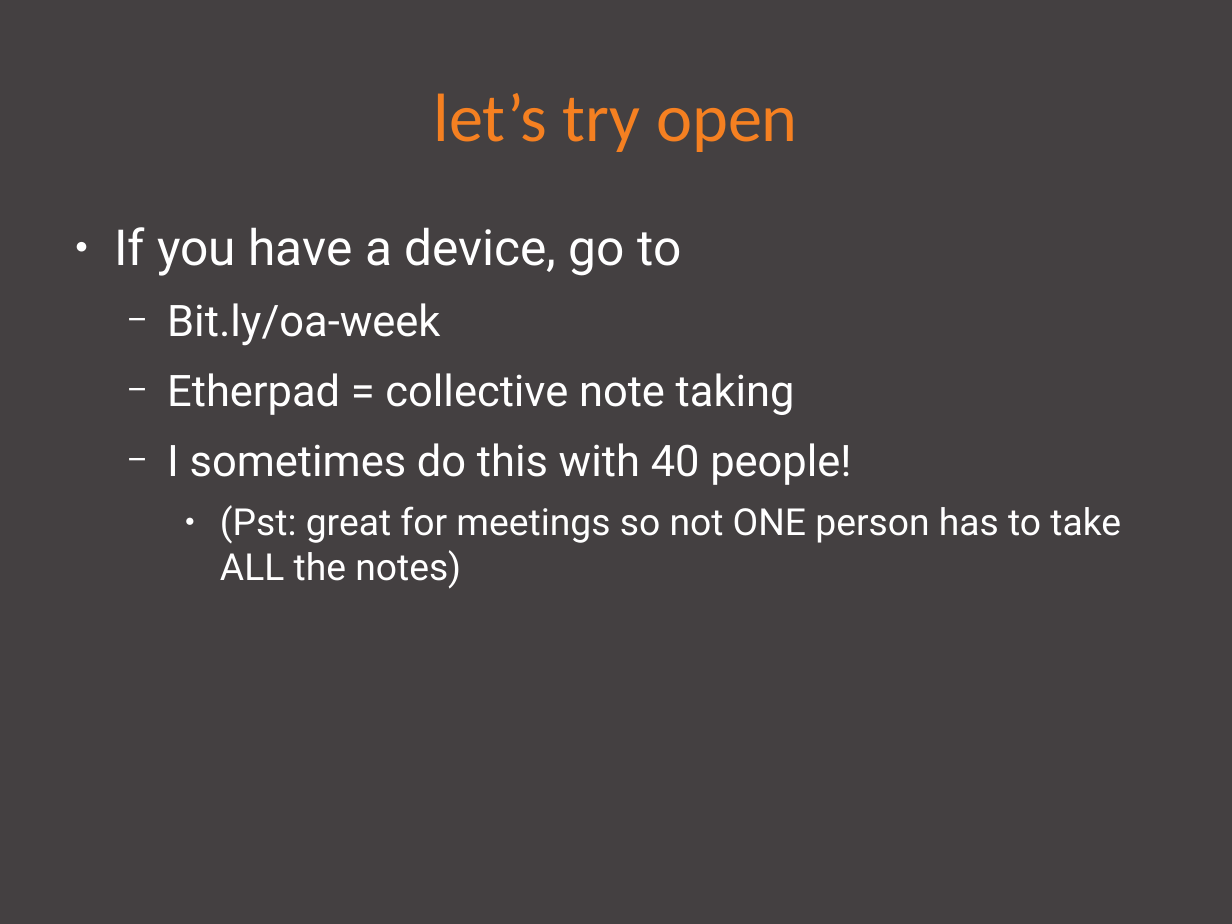
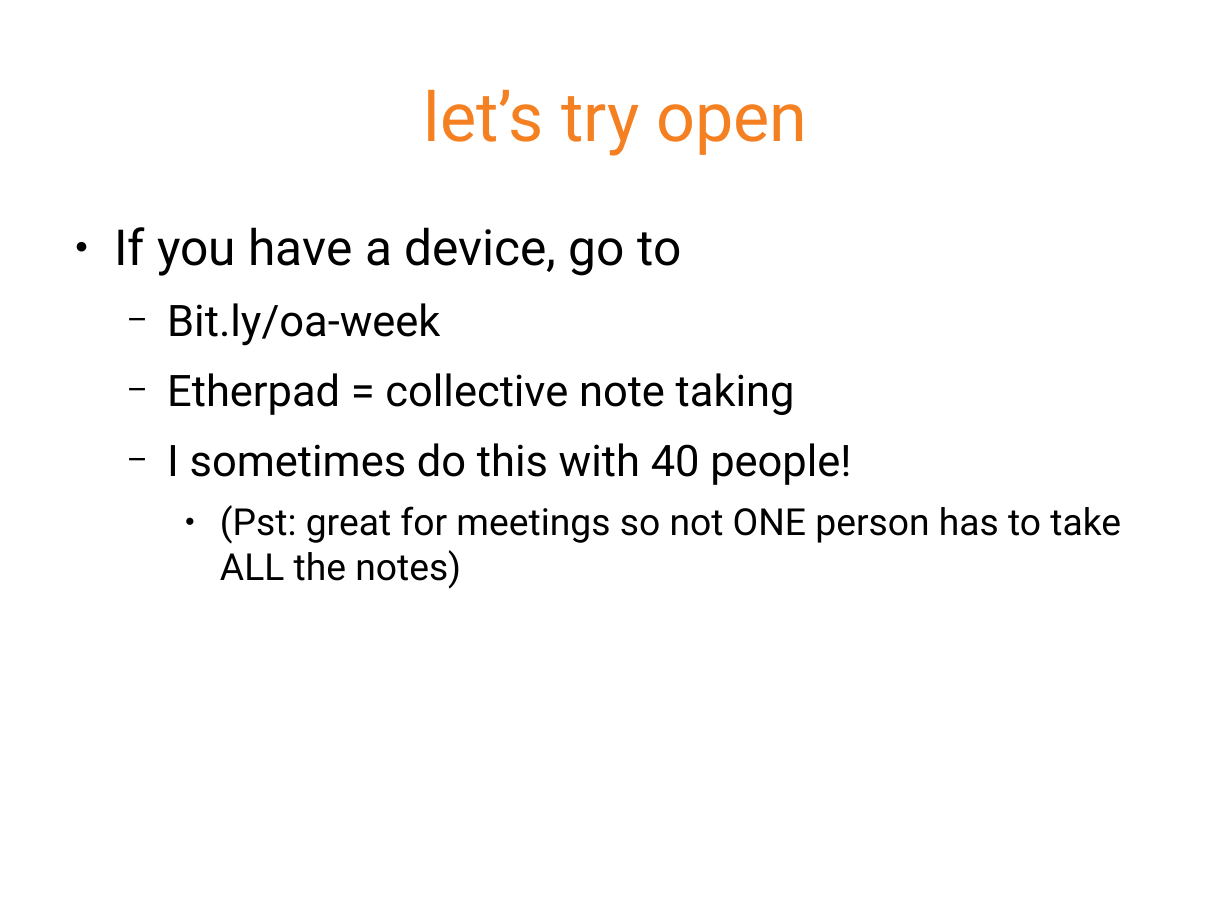
Before and after one commit to chartgerink/talks, a slide deck: slide 24 of 2017_2018/20171024oa-week/presentation.odp (slide 5 before the commit). Drawn at 1232x924 pixels with LibreOffice and Linux fonts; fonts in the diff are those of the drawing; background and template pictures are left out. Boxes give left, top, right and bottom in pixels: in the first picture for what was removed or moved away, otherwise in the second. Text is boxed around its words. In the diff, an @@ line names an element or a change of style, - is before the commit and + after.

Commit message:
Initial commit oa week pres

```diff
--- a/2017_2018/20171024oa-week/presentation.odp
+++ b/2017_2018/20171024oa-week/presentation.odp
@@ background #444041 to #FFFFFF @@
@@ title "let’s try open" at (x1=424, y1=89, x2=807, y2=156): font Calibri to Roboto @@
@@ text "If you have a device, ..." at (x1=114, y1=227, x2=1121, y2=589): text colour #FFFFFF to #000000; bullet colour #FFFFFF to #000000 @@
```
Also in this commit, not shown: 3 other slides changed, 22 slides added, 3 slides removed, 1 other file.
